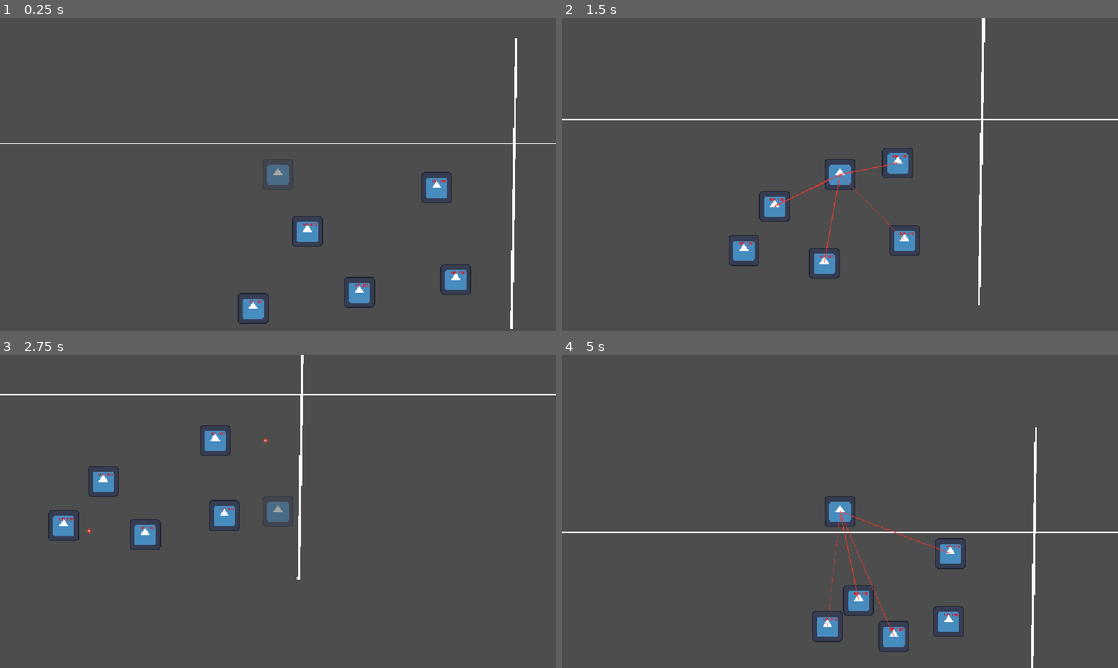
Above: before the commit, frames 1-4 (two rows, left to right).
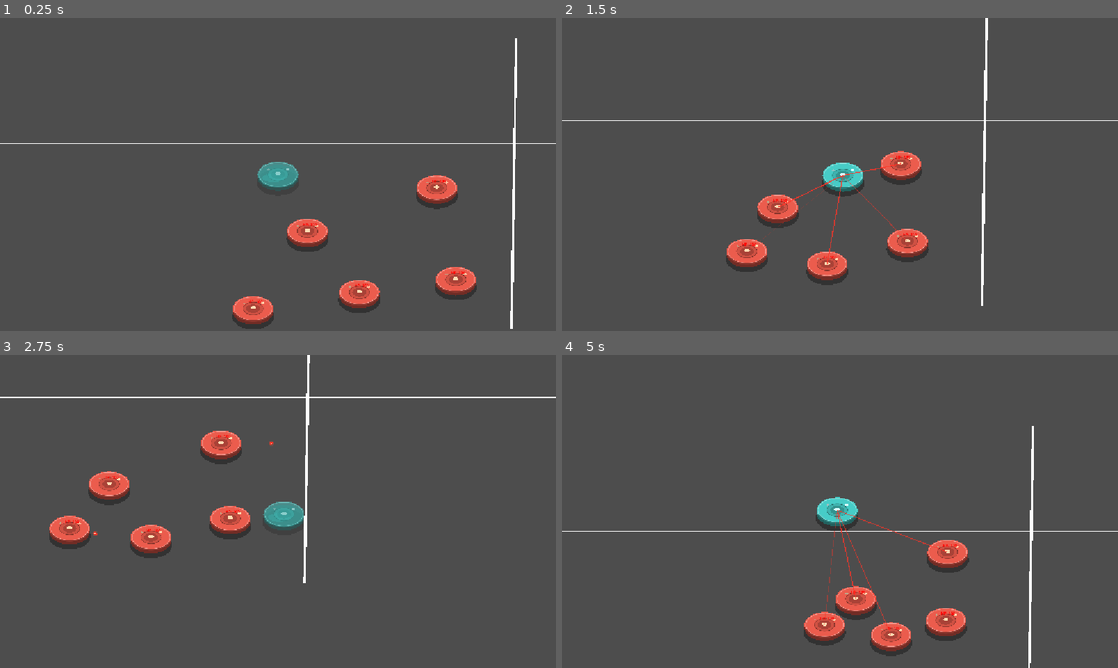
Above: after the commit, the same moments.

Repository: huajianwanzhao/xueyuanlu_gamejam
Game: Godot game, scene res://scenes/levels/level_01.tscn
The game is run twice, just before and just after one commit, with the same random seed, the same clock (stepped at 60 frames per second) and the same inputs. The engine's default icon, where the game draws it, is replaced by a stand-in: a white triangle on a blue panel in a dark square.
Inputs (mouse positions are in pixels of both pictures, inside the frame that each line leads up to):
- Up to frame 1 (0.25 s): no input
- Up to frame 2 (1.5 s): tap Enter at 0.5 s; move the mouse to (962, 158) at 0.52 s; hold Right (ui_right) 0.53-1.28 s; click (962, 158) at 0.6 s; move the mouse to (728, 190) at 1.27 s; hold Down (ui_down) from 1.28 s (still down); click (728, 190) at 1.35 s
- Up to frame 3 (2.75 s): move the mouse to (333, 442) at 2.02 s; release Down (ui_down) at 2.03 s; hold Right (ui_right) from 2.03 s (still down); click (333, 442) at 2.1 s
- Up to frame 4 (5 s): move the mouse to (812, 574) at 2.77 s; release Right (ui_right) at 2.78 s; hold Up (ui_up) 2.78-3.53 s; click (812, 574) at 2.85 s; move the mouse to (1006, 558) at 3.52 s; hold Left (ui_left) from 3.53 s (still down); click (1006, 558) at 3.6 s; move the mouse to (673, 464) at 4.27 s; click (673, 464) at 4.35 s

The runs differ from the first frame. In frame 1, 3.9% of the frame differs, in the area x 41-86%, y 46-100%; in frame 2, 5.8%, in the area x 0-100%, y 0-92%; in frame 3, 5.6%; in frame 4, 5.6%.

Commit message:
feat: 扫地机器人伪3D 占位美术 + 家具Y排序遮挡

Diff:
--- a/scenes/camera_2d.gd
+++ b/scenes/camera_2d.gd
@@ -1,6 +1,10 @@
 extends Camera2D
 
 # ================= 震动参数 =================
+@export_group("运动偏移设置")
+@export var target := CharacterBody2D
+@export var look_ahead_scale : float = 0.1
+@export var follow_speed :float = 5.0
 @export_group("震动设置")
 @export var max_offset: Vector2 = Vector2(15.0, 15.0) # 最大水平/垂直偏移
 @export var max_roll: float = 0.05 # 最大旋转角度（弧度）
@@ -19,6 +23,11 @@
 	noise.noise_type = FastNoiseLite.TYPE_SIMPLEX_SMOOTH
 
 func _process(delta: float) -> void:
+	if target :
+		var look_ahead_offset = -target.velocity*look_ahead_scale
+		var desire_position = target.global_position+look_ahead_offset
+		global_position = global_position.lerp(desire_position,exp(-follow_speed))
+
 	if trauma > 0.0:
 		# 创伤值随时间衰减
 		trauma = max(trauma - decay_speed * delta, 0.0)
--- a/scenes/enemy.tscn
+++ b/scenes/enemy.tscn
@@ -2,6 +2,7 @@
 
 [ext_resource type="Script" uid="uid://f2dgqlxigggm" path="res://script/enemy.gd" id="1_1f0kj"]
 [ext_resource type="Texture2D" uid="uid://oya8wpn6jmc8" path="res://icon.svg" id="2_afpow"]
+[ext_resource type="Script" path="res://script/robot_visual.gd" id="3_vis"]
 
 [sub_resource type="CircleShape2D" id="CircleShape2D_e5qy5"]
 radius = 84.095184
@@ -14,5 +15,12 @@
 [node name="CollisionShape2D" type="CollisionShape2D" parent="." unique_id=1506269258]
 shape = SubResource("CircleShape2D_e5qy5")
 
+[node name="Visual" type="Node2D" parent="."]
+script = ExtResource("3_vis")
+radius = 84.0
+body_color = Color(0.92, 0.36, 0.3, 1)
+accent_color = Color(1, 0.86, 0.7, 1)
+
 [node name="Sprite2D" type="Sprite2D" parent="." unique_id=1529758313]
+visible = false
 texture = ExtResource("2_afpow")
--- /dev/null
+++ b/scenes/furniture.tscn
@@ -0,0 +1,6 @@
+[gd_scene load_steps=2 format=3]
+
+[ext_resource type="Script" path="res://script/furniture.gd" id="1_fur"]
+
+[node name="furniture" type="StaticBody2D"]
+script = ExtResource("1_fur")
--- /dev/null
+++ b/scenes/levels/level_pseudo3d.tscn
@@ -0,0 +1,83 @@
+[gd_scene load_steps=7 format=3]
+
+[ext_resource type="PackedScene" uid="uid://l223k0nuf2s5" path="res://scenes/player.tscn" id="1_pl"]
+[ext_resource type="PackedScene" uid="uid://cs8ernr6qvfbe" path="res://scenes/enemy.tscn" id="2_en"]
+[ext_resource type="PackedScene" path="res://scenes/furniture.tscn" id="3_fur"]
+[ext_resource type="Script" path="res://script/floor_grid.gd" id="4_floor"]
+
+[node name="world" type="Node2D"]
+y_sort_enabled = true
+
+[node name="Floor" type="Node2D" parent="."]
+z_index = -100
+position = Vector2(300, 200)
+script = ExtResource("4_floor")
+rect_size = Vector2(4200, 3000)
+
+[node name="wall_top" parent="." instance=ExtResource("3_fur")]
+position = Vector2(100, -400)
+width = 1900.0
+depth = 120.0
+height = 110.0
+top_color = Color(0.32, 0.34, 0.42, 1)
+side_color = Color(0.2, 0.21, 0.27, 1)
+
+[node name="wall_bottom" parent="." instance=ExtResource("3_fur")]
+position = Vector2(100, 900)
+width = 1900.0
+depth = 120.0
+height = 110.0
+top_color = Color(0.32, 0.34, 0.42, 1)
+side_color = Color(0.2, 0.21, 0.27, 1)
+
+[node name="wall_left" parent="." instance=ExtResource("3_fur")]
+position = Vector2(-800, 900)
+width = 120.0
+depth = 1300.0
+height = 110.0
+top_color = Color(0.32, 0.34, 0.42, 1)
+side_color = Color(0.2, 0.21, 0.27, 1)
+
+[node name="wall_right" parent="." instance=ExtResource("3_fur")]
+position = Vector2(1000, 900)
+width = 120.0
+depth = 1300.0
+height = 110.0
+top_color = Color(0.32, 0.34, 0.42, 1)
+side_color = Color(0.2, 0.21, 0.27, 1)
+
+[node name="bed" parent="." instance=ExtResource("3_fur")]
+position = Vector2(-350, 150)
+width = 520.0
+depth = 320.0
+height = 80.0
+top_color = Color(0.62, 0.68, 0.8, 1)
+side_color = Color(0.38, 0.42, 0.52, 1)
+
+[node name="wardrobe" parent="." instance=ExtResource("3_fur")]
+position = Vector2(500, -250)
+width = 260.0
+depth = 170.0
+height = 240.0
+top_color = Color(0.52, 0.38, 0.28, 1)
+side_color = Color(0.33, 0.23, 0.17, 1)
+
+[node name="table" parent="." instance=ExtResource("3_fur")]
+position = Vector2(150, 430)
+width = 420.0
+depth = 220.0
+height = 90.0
+top_color = Color(0.55, 0.42, 0.3, 1)
+side_color = Color(0.35, 0.26, 0.19, 1)
+
+[node name="player" parent="." instance=ExtResource("1_pl")]
+position = Vector2(-380, 320)
+
+[node name="enemy" parent="." instance=ExtResource("2_en")]
+position = Vector2(-380, 40)
+
+[node name="enemy2" parent="." instance=ExtResource("2_en")]
+position = Vector2(650, 260)
+
+[node name="enemy3" parent="." instance=ExtResource("2_en")]
+position = Vector2(520, -340)
--- a/scenes/player.tscn
+++ b/scenes/player.tscn
@@ -3,6 +3,7 @@
 [ext_resource type="Texture2D" uid="uid://oya8wpn6jmc8" path="res://icon.svg" id="1_4flbx"]
 [ext_resource type="Script" uid="uid://lc0hhllikc4g" path="res://script/player.gd" id="1_onrkg"]
 [ext_resource type="Script" uid="uid://che3k52tfrf7c" path="res://scenes/camera_2d.gd" id="3_6t5aa"]
+[ext_resource type="Script" uid="uid://ourtdo3cdldy" path="res://script/robot_visual.gd" id="4_vis"]
 
 [sub_resource type="CircleShape2D" id="CircleShape2D_e5qy5"]
 radius = 85.052925
@@ -16,9 +17,15 @@
 [node name="CollisionShape2D" type="CollisionShape2D" parent="." unique_id=216006608]
 shape = SubResource("CircleShape2D_e5qy5")
 
+[node name="Visual" type="Node2D" parent="." unique_id=1312145439]
+script = ExtResource("4_vis")
+body_color = Color(0.28, 0.8, 0.78, 1)
+
 [node name="Sprite2D" type="Sprite2D" parent="." unique_id=344107802]
+visible = false
 texture = ExtResource("1_4flbx")
 
-[node name="Camera2D" type="Camera2D" parent="." unique_id=804140987]
+[node name="Camera2D" type="Camera2D" parent="." unique_id=804140987 node_paths=PackedStringArray("target")]
 zoom = Vector2(0.5, 0.5)
 script = ExtResource("3_6t5aa")
+target = NodePath("..")
--- a/script/enemy.gd
+++ b/script/enemy.gd
@@ -43,9 +43,11 @@
 var aim_line: Line2D = null
 
 var player:Node
+var visual: RobotVisual = null
 
 func _ready() -> void:
 	player = get_tree().get_first_node_in_group("Player")
+	visual = get_node_or_null("Visual")
 	current_health = max_health
 	original_color = modulate
 
@@ -165,6 +167,9 @@
 	var motion = velocity * delta
 	var next_pos = global_position + motion
 	var travel_dir := velocity.normalized()
+	# 被打飞 = 圆盘腾空：视觉抬起来、影子留在地上（物理仍在平面里，不改一行）
+	if visual:
+		visual.set_lift(clampf(velocity.length() / 35.0, 0.0, 40.0))
 	var space_state = get_world_2d().direct_space_state
 	var exclude_rids: Array[RID] = [get_rid()]
 	# 玩家不挡飞行中的敌人：出杆瞬间子弹就贴着玩家，不排除会卡在玩家身体里原地不动
@@ -312,11 +317,15 @@
 	current_state = State.NORMAL
 	velocity = Vector2.ZERO
 	modulate = original_color
+	if visual:
+		visual.set_lift(0.0)
 
 
 # ================= 尸体的物理滑行与消失 =================
 func _process_dead(delta: float) -> void:
 	if is_vanishing: return
+	if visual and visual.lift > 0.0:
+		visual.set_lift(0.0)
 
 	velocity = velocity.move_toward(Vector2.ZERO, 800 * delta)
 	move_and_slide()
--- /dev/null
+++ b/script/floor_grid.gd
@@ -0,0 +1,27 @@
+@tool
+class_name FloorGrid
+extends Node2D
+# 地板：纯代码画一块带网格的底，z_index 拉到最后面。
+
+@export var rect_size: Vector2 = Vector2(2400.0, 1600.0)
+@export var base_color: Color = Color(0.16, 0.17, 0.2)
+@export var line_color: Color = Color(0.24, 0.26, 0.31)
+@export var tile: float = 120.0
+
+
+func _ready() -> void:
+	queue_redraw()
+
+
+func _draw() -> void:
+	var r := Rect2(-rect_size * 0.5, rect_size)
+	draw_rect(r, base_color)
+	var x: float = -rect_size.x * 0.5
+	while x <= rect_size.x * 0.5:
+		draw_line(Vector2(x, r.position.y), Vector2(x, r.end.y), line_color, 2.0)
+		x += tile
+	var y: float = -rect_size.y * 0.5
+	while y <= rect_size.y * 0.5:
+		draw_line(Vector2(r.position.x, y), Vector2(r.end.x, y), line_color, 2.0)
+		y += tile
+	draw_rect(r, line_color, false, 4.0)
--- /dev/null
+++ b/script/furniture.gd
@@ -0,0 +1,110 @@
+@tool
+class_name Furniture
+extends StaticBody2D
+# 伪3D 家具：一体化画「顶面 + 正面」，并按 Y 轴排序遮挡。
+# 原点 = 家具正面底边（贴地那条线），所以站在它下方(y 更大)的机器人自然画在前面。
+# 碰撞只占地面 footprint（顶面那块矩形），高度只影响画面。
+
+@export_group("尺寸")
+@export var width: float = 300.0 # 左右宽
+@export var depth: float = 150.0 # 进深（画面上往上）
+@export var height: float = 80.0 # 正面高度（画面上往下叠）
+
+@export_group("外观")
+@export var top_color: Color = Color(0.46, 0.34, 0.26)
+@export var side_color: Color = Color(0.3, 0.2, 0.15)
+@export var outline_color: Color = Color(0.12, 0.08, 0.06)
+
+@export_group("遮挡")
+@export var fade_when_behind: bool = true
+@export var fade_alpha: float = 0.42
+
+var _area: Area2D
+var _alpha: float = 1.0
+
+
+func _ready() -> void:
+	queue_redraw()
+	if Engine.is_editor_hint():
+		return
+	# 碰撞只占地面 footprint：宽度 x 进深，原点在正面底边，所以往上挪半个进深
+	var body_cs := CollisionShape2D.new()
+	body_cs.name = "Footprint"
+	var body_rect := RectangleShape2D.new()
+	body_rect.size = Vector2(width, depth)
+	body_cs.shape = body_rect
+	body_cs.position = Vector2(0.0, -depth * 0.5)
+	add_child(body_cs)
+	if not fade_when_behind:
+		return
+	# 遮挡探测区：盖住整个家具的可见范围
+	_area = Area2D.new()
+	_area.name = "Occluder"
+	_area.monitoring = true
+	var cs := CollisionShape2D.new()
+	var rect := RectangleShape2D.new()
+	rect.size = Vector2(width, depth + height)
+	cs.shape = rect
+	cs.position = Vector2(0.0, -(depth + height) * 0.5)
+	_area.add_child(cs)
+	add_child(_area)
+
+
+func _process(_delta: float) -> void:
+	if _area == null:
+		return
+	var want: float = 1.0
+	for body in _area.get_overlapping_bodies():
+		# 机器人中心在原点上方 = 站在家具后面 = 挡视线，淡出
+		if body.global_position.y < global_position.y - 1.0:
+			want = fade_alpha
+			break
+	if not is_equal_approx(want, _alpha):
+		_alpha = want
+		modulate.a = _alpha
+		queue_redraw()
+
+
+func _draw() -> void:
+	var hw: float = width * 0.5
+
+	# 1. 地面阴影（贴地，往下方偏，暗示灯光在上方）
+	var dark: Color = outline_color
+	dark.a = 0.22
+	draw_rect(Rect2(-hw + 8.0, -depth * 0.12, width, depth * 1.06), dark)
+	dark.a = 0.3
+	draw_rect(Rect2(-hw + 12.0, 0.0, width + 8.0, maxf(14.0, height * 0.16)), dark)
+
+	# 2. 正面：下宽上窄的梯形，给一点透视
+	var flare: float = height * 0.12
+	var front := PackedVector2Array([
+		Vector2(-hw, -height),
+		Vector2(hw, -height),
+		Vector2(hw + flare, 0.0),
+		Vector2(-hw - flare, 0.0),
+	])
+	draw_colored_polygon(front, side_color)
+	# 正面下沿压暗（渐变两段）
+	var low := PackedVector2Array([
+		Vector2(-hw - flare * 0.5, -height * 0.45),
+		Vector2(hw + flare * 0.5, -height * 0.45),
+		Vector2(hw + flare, 0.0),
+		Vector2(-hw - flare, 0.0),
+	])
+	draw_colored_polygon(low, side_color.darkened(0.3))
+
+	# 3. 顶面
+	draw_rect(Rect2(-hw, -height - depth, width, depth), top_color)
+	# 顶面受光渐变：越靠后（离灯越近）越亮
+	var bands: int = 6
+	for i in bands:
+		var t: float = float(i) / float(bands)
+		var c: Color = top_color.lightened(0.2 * (1.0 - t))
+		draw_rect(Rect2(-hw, -height - depth + depth * t, width, depth / float(bands) + 1.0), c)
+	# 左右两条暗边，暗示顶面是块厚板
+	draw_rect(Rect2(-hw, -height - depth, maxf(6.0, width * 0.03), depth), top_color.darkened(0.22))
+	draw_rect(Rect2(hw - maxf(6.0, width * 0.03), -height - depth, maxf(6.0, width * 0.03), depth), top_color.darkened(0.3))
+
+	# 4. 描边 + 分界线
+	draw_rect(Rect2(-hw, -height - depth, width, depth + height), outline_color, false, 3.0)
+	draw_line(Vector2(-hw, -height), Vector2(hw, -height), outline_color, 2.0)
--- /dev/null
+++ b/script/robot_visual.gd
@@ -0,0 +1,88 @@
+@tool
+class_name RobotVisual
+extends Node2D
+# 扫地机器人占位美术：纯代码绘制，不用贴图。
+# 原点 = 底盘中心（正好是碰撞圆心），椭圆压缩暗示斜俯视。
+# 以后换成真美术：把这个节点换成 Sprite2D 就行，碰撞体和逻辑都不用动。
+
+@export_group("尺寸")
+@export var radius: float = 85.0 # 底盘半径（= 碰撞半径）
+@export var squash: float = 0.62 # 椭圆压缩比，越小越"趴"、透视越强
+@export var side_depth: float = 14.0 # 侧壁厚度（像素），圆盘的"高度"
+
+@export_group("外观")
+@export var body_color: Color = Color(0.36, 0.72, 0.9)
+@export var accent_color: Color = Color(0.85, 1.0, 1.0)
+@export var shadow_color: Color = Color(0.0, 0.0, 0.0, 0.34)
+
+# 腾空高度：被打飞时把圆盘抬起来、影子留在地上
+var lift: float = 0.0
+
+
+func _ready() -> void:
+	queue_redraw()
+
+
+func set_lift(v: float) -> void:
+	if is_equal_approx(v, lift):
+		return
+	lift = maxf(v, 0.0)
+	queue_redraw()
+
+
+func _draw() -> void:
+	var ry: float = radius * squash
+	var c := Vector2(0.0, -lift)
+
+	# 1. 接触阴影：永远贴地；腾空越高越小越淡
+	var k: float = 1.0 - clampf(lift / 140.0, 0.0, 0.6)
+	var sc: Color = shadow_color
+	sc.a = shadow_color.a * k
+	_fill_ellipse(Vector2(0.0, ry * 0.62), radius * 1.04 * k, ry * 1.04 * k, sc)
+
+	# 2. 侧壁：整个底圆往下挪 side_depth，最后只露出下沿一条月牙 = 圆盘厚度
+	_fill_ellipse(c + Vector2(0.0, side_depth), radius, ry, body_color.darkened(0.52))
+	# 侧壁高光（左下受光）
+	_fill_ellipse(c + Vector2(-radius * 0.22, side_depth * 0.95), radius * 0.55, ry * 0.34, body_color.darkened(0.32))
+
+	# 3. 顶面
+	_fill_ellipse(c, radius, ry, body_color)
+	# 顶面外圈高光
+	_ring_ellipse(c, radius * 0.93, ry * 0.93, body_color.lightened(0.34), 3.0)
+
+	# 4. 顶盖上的结构：中心盖 + 内圈 + 挡板
+	_fill_ellipse(c, radius * 0.5, ry * 0.5, body_color.darkened(0.12))
+	_fill_ellipse(c, radius * 0.34, ry * 0.34, body_color.darkened(0.28))
+	_ring_ellipse(c, radius * 0.5, ry * 0.5, body_color.darkened(0.42), 2.0)
+
+	# 5. 前挡板（下方一段圆弧，暗示"正面"朝屏幕下方）
+	var bumper := PackedVector2Array()
+	for i in 25:
+		var a: float = PI * (0.12 + 0.76 * float(i) / 24.0)
+		bumper.append(c + Vector2(cos(a) * radius * 0.99, sin(a) * ry * 0.99))
+	draw_polyline(bumper, body_color.darkened(0.4), 5.0, true)
+
+	# 6. 激光塔 + LED
+	_fill_ellipse(c + Vector2(0.0, -ry * 0.06), radius * 0.13, ry * 0.13, accent_color)
+	_fill_ellipse(c + Vector2(radius * 0.46, -ry * 0.42), radius * 0.085, radius * 0.085 * squash, accent_color)
+	_fill_ellipse(c + Vector2(-radius * 0.46, -ry * 0.42), radius * 0.06, radius * 0.06 * squash, accent_color.darkened(0.25))
+
+
+func _ellipse_pts(c: Vector2, rx: float, ry: float, seg: int = 48) -> PackedVector2Array:
+	var pts := PackedVector2Array()
+	for i in seg:
+		var a: float = TAU * float(i) / float(seg)
+		pts.append(c + Vector2(cos(a) * rx, sin(a) * ry))
+	return pts
+
+
+func _fill_ellipse(c: Vector2, rx: float, ry: float, color: Color) -> void:
+	if rx <= 0.0 or ry <= 0.0:
+		return
+	draw_colored_polygon(_ellipse_pts(c, rx, ry), color)
+
+
+func _ring_ellipse(c: Vector2, rx: float, ry: float, color: Color, w: float) -> void:
+	var pts := _ellipse_pts(c, rx, ry)
+	pts.append(pts[0])
+	draw_polyline(pts, color, w, true)
Not shown, added: script/floor_grid.gd.uid
Not shown, added: script/furniture.gd.uid
Not shown, added: script/robot_visual.gd.uid
